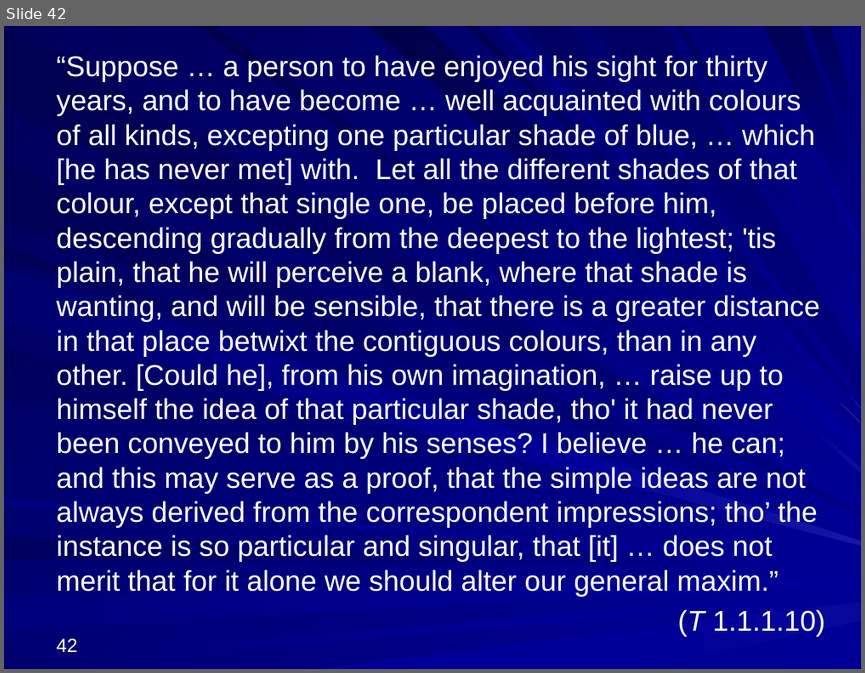
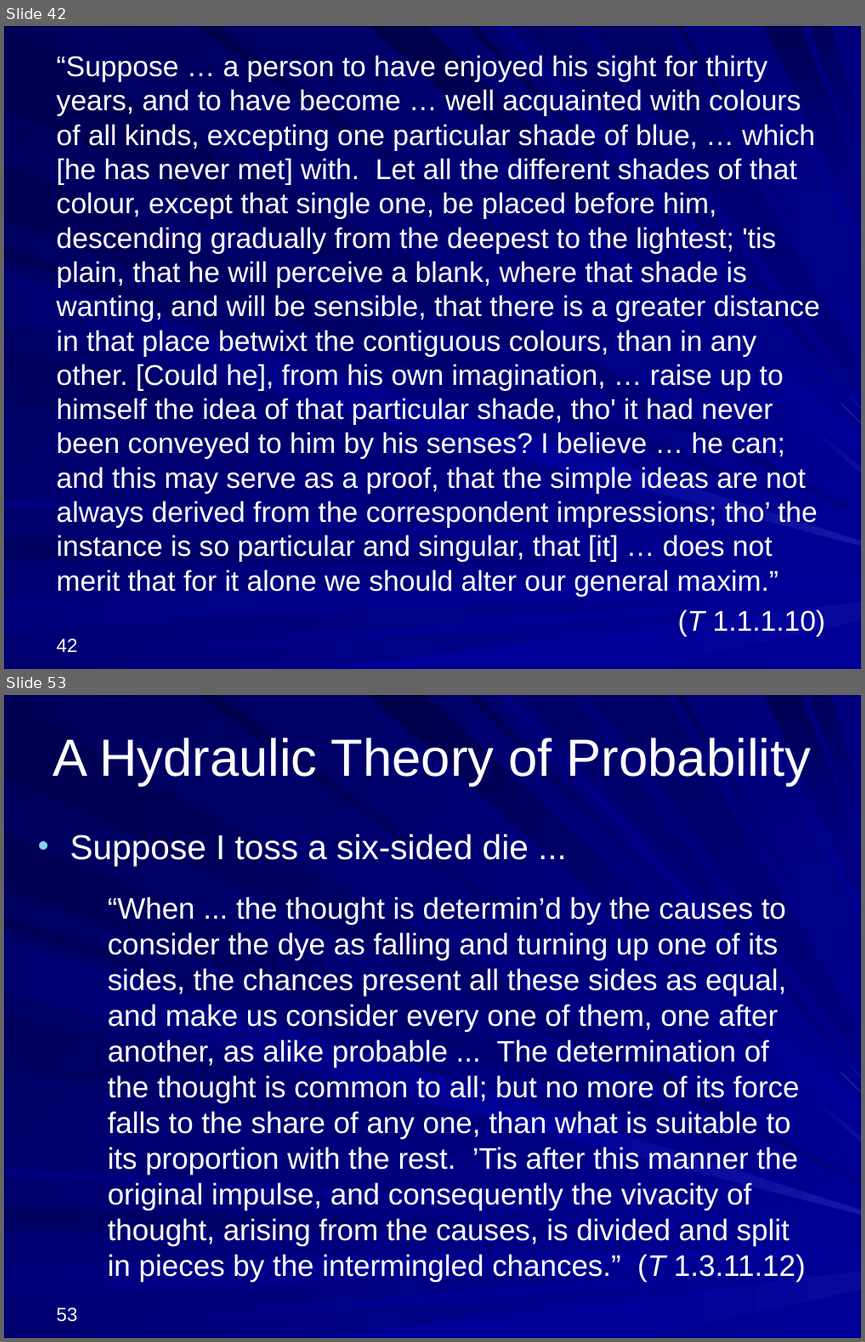
Before and after one commit to englishphilosophy/hume-texts-online, a slide deck: teaching/lectures/2025_Hume_MT_current.pptx. Shown one above the other, each under a label of ours: slide 42 before the commit, slides 42 and 53 after it; the slides between them are not shown. The pictures are 865x673 and 865x1342 pixels, drawn with LibreOffice and Linux fonts; fonts in the diff are those of the drawing. Boxes give left, top, right and bottom in pixels: in the first picture for what was removed or moved away, otherwise in the second. Text is boxed around its words. In the diff, an @@ line names an element or a change of style, - is before the commit and + after.

```diff
--- a/teaching/lectures/2025_Hume_MT_current.pptx
+++ b/teaching/lectures/2025_Hume_MT_current.pptx
@@ slide 53 added at box(4, 695, 861, 1338), background gradient #000078 to #000099; not listed: 37 template elements that a slide beside it also shows @@
@@ title added at box(52, 737, 811, 786), 44 pt, text #FFFFFF @@
+A Hydraulic Theory of Probability
@@ text added at box(70, 834, 806, 1281), 25 pt, text #FFFFFF @@
+• Suppose I toss a six-sided die ...
+    “When ... the thought is determin’d by the causes to consider the dye as falling and turning up one of its sides, the chances present all these sides as equal, and make us consider every one of them, one after another, as alike probable ... The determination of the thought is common to all; but no more of its force falls to the share of any one, than what is suitable to its proportion with the rest. ’Tis after this manner the original impulse, and consequently the vivacity of thought, arising from the causes, is divided and split in pieces by the intermingled chances.” (T 1.3.11.12)
@@ page number added at box(57, 1307, 78, 1321), 16 pt, text #FFFFFF @@
+53
```
Also in this commit, not shown: 2 slides changed, 41 other slides added, 2 other files.
